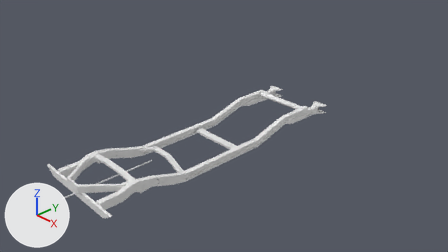
Two versions of the Blender file JeepWillys/willysWithChassisAndSup.blend, one commit apart.
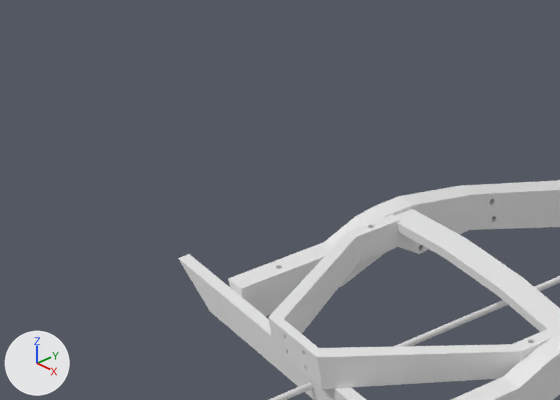
The first picture shows the older version from the file's camera 'Camera'. The close-ups show both versions on the part from 2% to 29% of the width and 43% to 78% of the height of that picture; other places that the commit changed are outside them. Every picture has the same lights, and +X, +Y and +Z are marked at lower left.

In view in the first close-up: 'Cylinder', 'crossMember', 'crossMemberVbraket', 'leftFrame', 'rearBumper', 'rightFrame'.
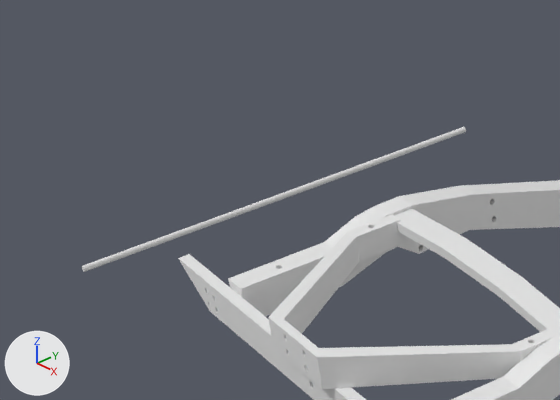
Pixel boxes [x1, y1, x2, y2] of what changed, in the close-ups (560 x 400 px):
'Cylinder', moved: before [269, 276, 560, 400]; after [82, 127, 466, 272]

What the commit changed:
Object 'Cylinder' (ob_cylinder) moves from (0.0, -2.542, 0.131) to (-1.617, -2.542, 0.097).
